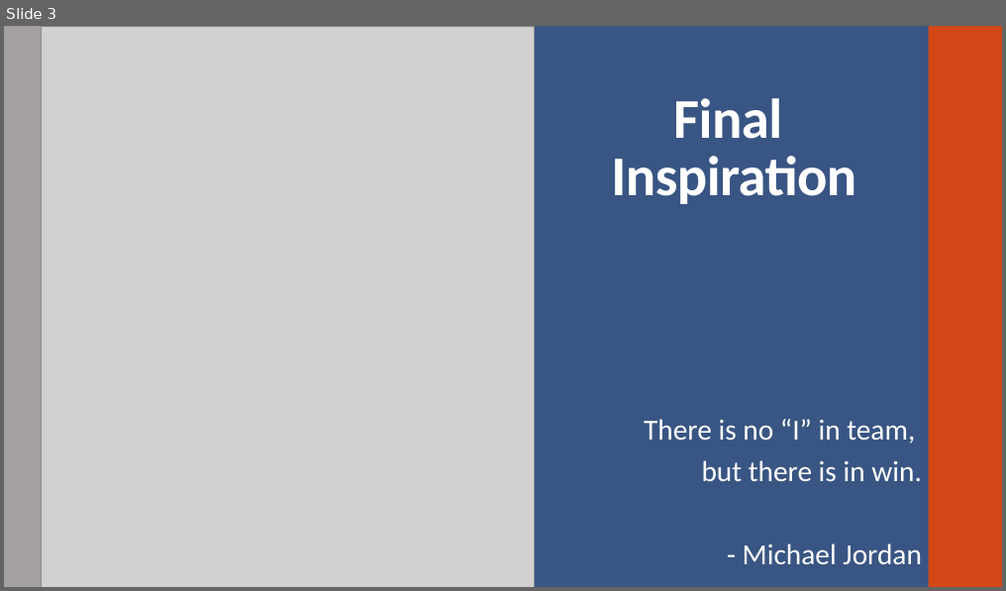
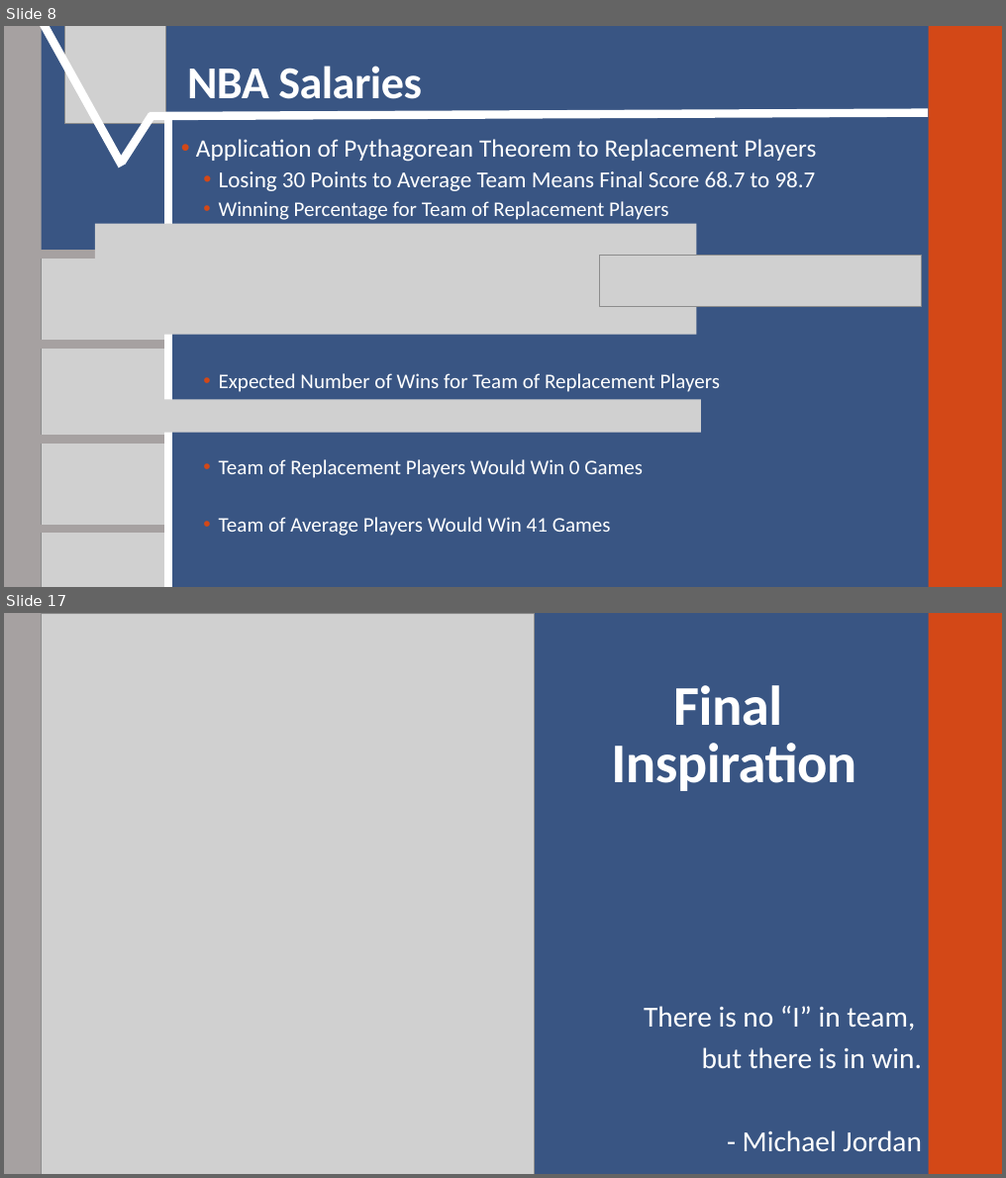
Before and after one commit to SuperMarioGiacomazzo/STOR390_WEBSITE, a slide deck: Slides/Basketball 4/Basketball_4_Lecture.pptx. Shown one above the other, each under a label of ours: slide 3 before the commit, slides 8 and 17 after it; the slides between them are not shown. The pictures are 1006x591 and 1006x1178 pixels, drawn with LibreOffice and Linux fonts; fonts in the diff are those of the drawing; grey boxes stand for pictures. Boxes give left, top, right and bottom in pixels: in the first picture for what was removed or moved away, otherwise in the second. Text is boxed around its words. In the diff, an @@ line names an element or a change of style, - is before the commit and + after.

```diff
--- a/Slides/Basketball 4/Basketball_4_Lecture.pptx
+++ b/Slides/Basketball 4/Basketball_4_Lecture.pptx
@@ slide 8 added at (4, 26, 1002, 587), background #395583; not listed: 2 template elements that a slide beside it also shows @@
@@ line added from (40, 26) to (122, 166), #FFFFFF 8 pt @@
@@ picture added at (64, 26, 165, 123) @@
@@ title added at (187, 66, 422, 99), 44 pt, text #FFFFFF, bold @@
+NBA Salaries
@@ line added from (150, 116) to (928, 113), #FFFFFF 8 pt @@
@@ line added from (122, 162) to (152, 115), #FFFFFF 8 pt @@
@@ line added from (168, 587) to (168, 115), #FFFFFF 8 pt @@
@@ text added at (196, 139, 817, 536), 20 pt, text #FFFFFF @@
+• Application of Pythagorean Theorem to Replacement Players
+  • Losing 30 Points to Average Team Means Final Score 68.7 to 98.7
+  • Winning Percentage for Team of Replacement Players
+  • Expected Number of Wins for Team of Replacement Players
+  • Team of Replacement Players Would Win 0 Games
+  • Team of Average Players Would Win 41 Games
@@ picture added at (94, 224, 696, 335) @@
@@ line added from (35, 255) to (165, 255), #A6A1A1 8 pt @@
@@ picture added at (41, 257, 171, 348) @@
@@ picture added at (599, 256, 921, 307) @@
@@ line added from (34, 344) to (164, 344), #A6A1A1 8 pt @@
@@ picture added at (42, 348, 172, 439) @@
@@ picture added at (99, 399, 701, 433) @@
@@ line added from (35, 439) to (165, 439), #A6A6A6 8 pt @@
@@ line added from (35, 439) to (165, 439), #A6A1A1 8 pt @@
@@ picture added at (41, 442, 171, 533) @@
@@ line added from (34, 529) to (164, 529), #A6A1A1 8 pt @@
@@ picture added at (42, 533, 172, 587) @@
@@ what was slide 3 is now slide 17 @@
```
Also in this commit, not shown: 1 slide changed, 13 other slides added, 12 other files.
